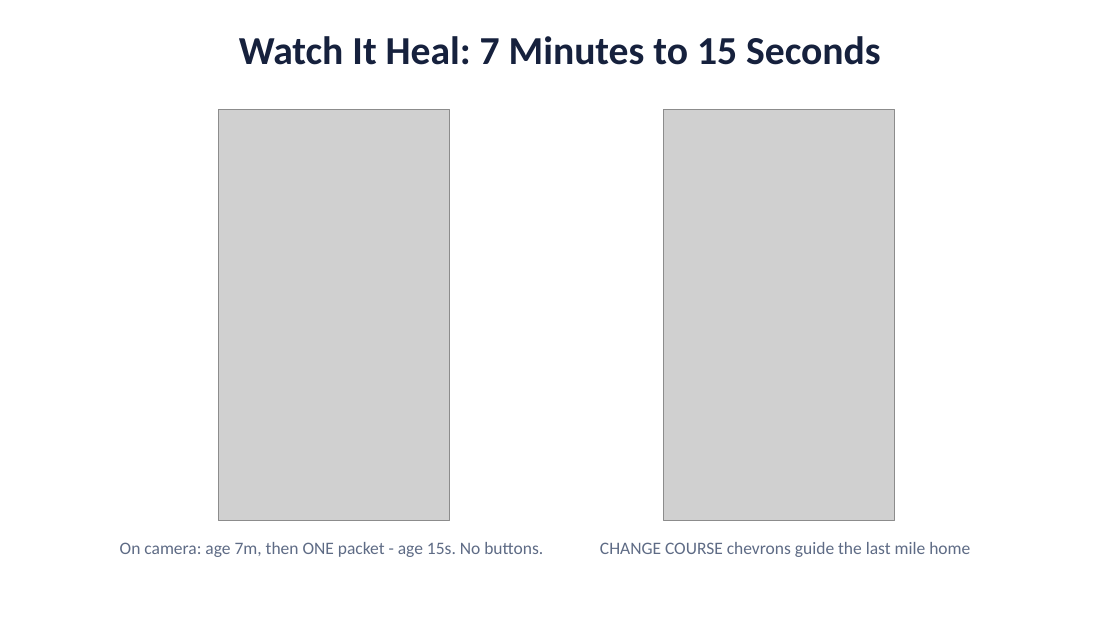
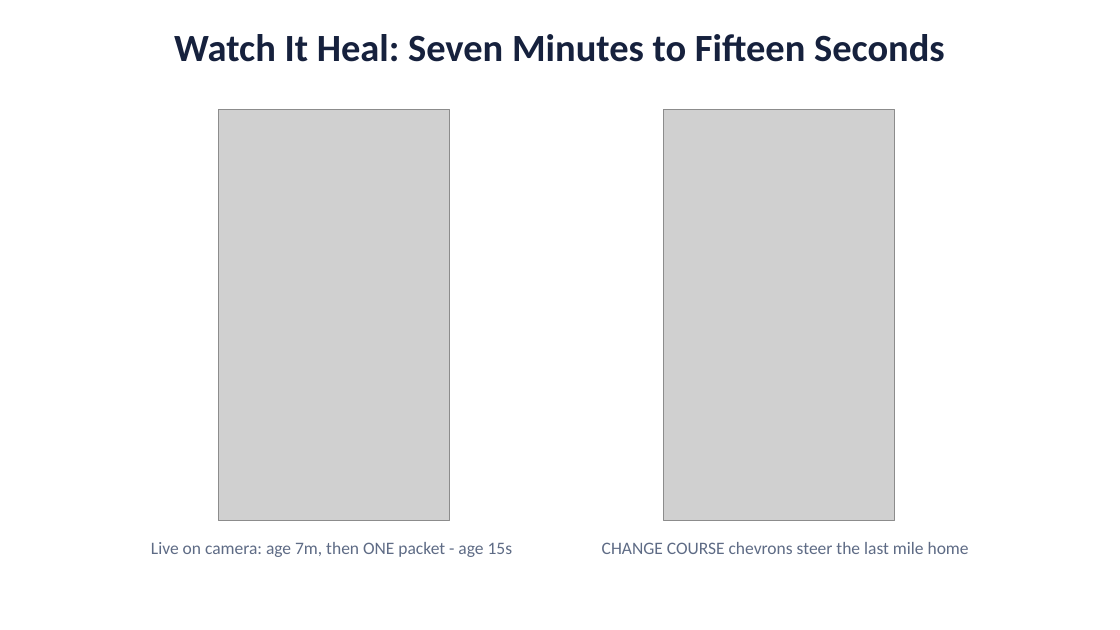
Before and after one commit to deosgracius/offgrid-vehicle-tracker, a slide deck: slide 9 of docs/presentations/Canyon_Demo_Presentation.pptx (slide 7 before the commit). Drawn at 1120x630 pixels with LibreOffice and Linux fonts; fonts in the diff are those of the drawing; grey boxes stand for pictures. Boxes give left, top, right and bottom in pixels: in the first picture for what was removed or moved away, otherwise in the second. Text is boxed around its words. In the diff, an @@ line names an element or a change of style, - is before the commit and + after.

```diff
--- a/docs/presentations/Canyon_Demo_Presentation.pptx
+++ b/docs/presentations/Canyon_Demo_Presentation.pptx
@@ text at [174,34,945,62]: text changed; size 34 to 33 pt @@
-Watch It Heal: 7 Minutes to 15 Seconds
+Watch It Heal: Seven Minutes to Fifteen Seconds
@@ text at [151,542,513,557]: text changed @@
-On camera: age 7m, then ONE packet - age 15s. No buttons.
+Live on camera: age 7m, then ONE packet - age 15s
@@ text at [602,542,969,554]: text changed @@
-CHANGE COURSE chevrons guide the last mile home
+CHANGE COURSE chevrons steer the last mile home
```
Also in this commit, not shown: 7 other slides changed, 4 slides added, 1 slide removed, 7 other files.
